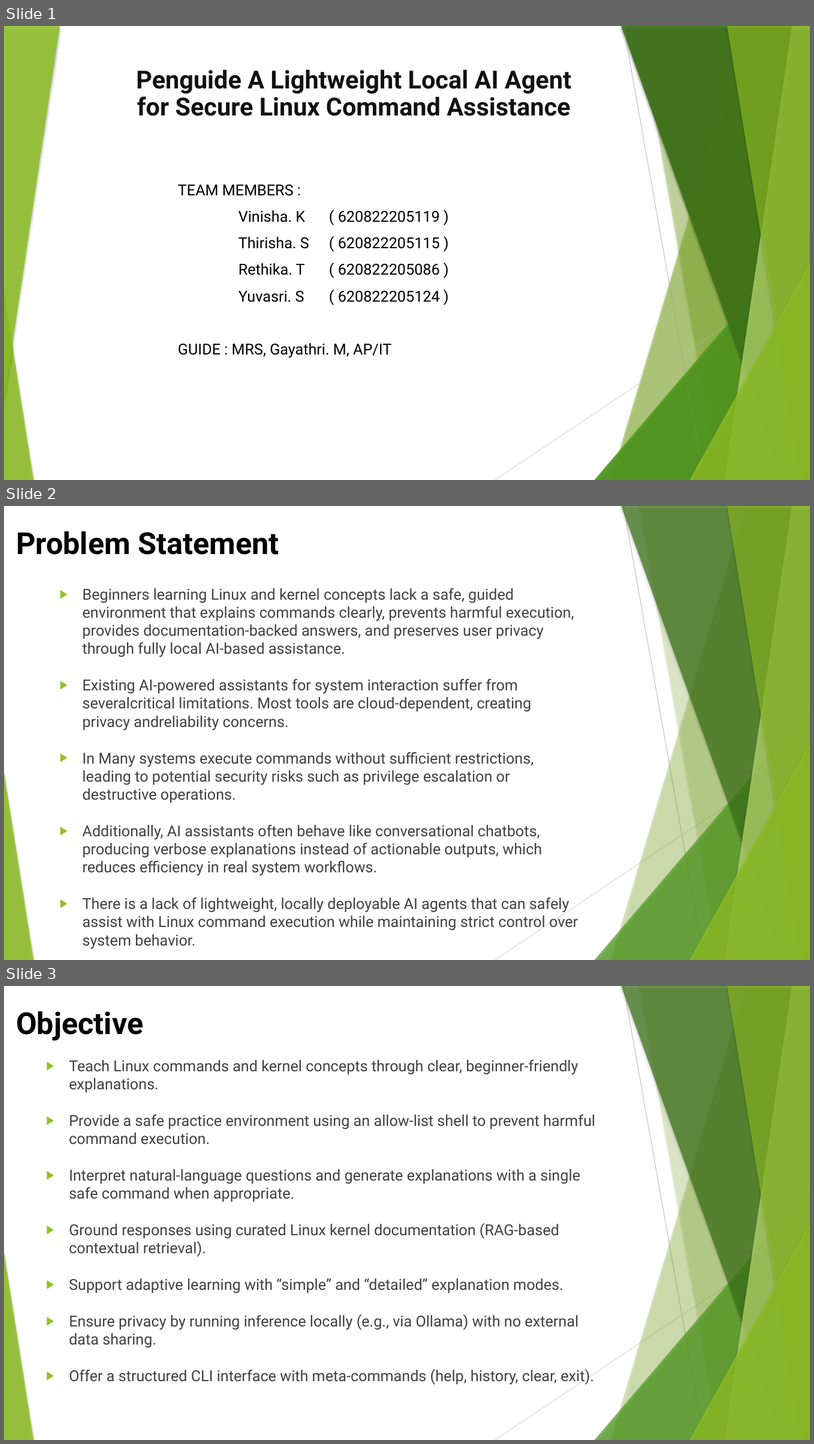
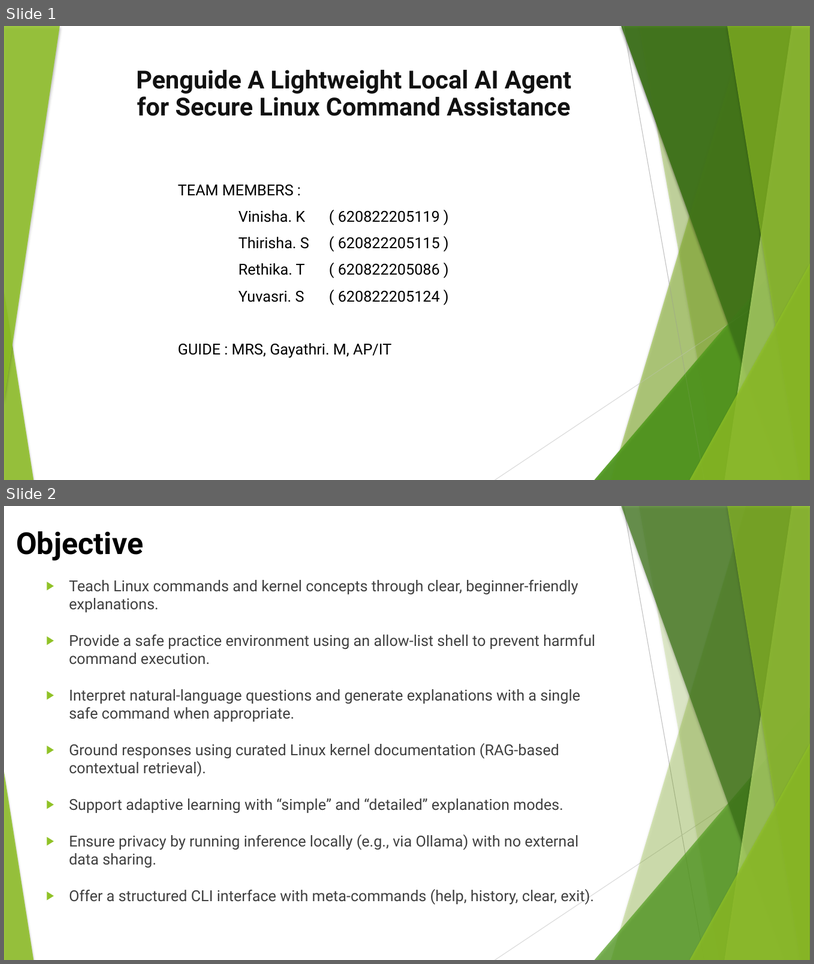
Before and after one commit to SridharanThangaraji/penguide, a slide deck: Team-13.pptx. Shown one above the other, each under a label of ours: slides 1, 2 and 3 before the commit, slides 1 and 2 after it. The pictures are 814x1444 and 814x964 pixels, drawn with LibreOffice and Linux fonts; fonts in the diff are those of the drawing. Boxes give left, top, right and bottom in pixels: in the first picture for what was removed or moved away, otherwise in the second. Text is boxed around its words. In the diff, an @@ line names an element or a change of style, - is before the commit and + after.

```diff
--- a/Team-13.pptx
+++ b/Team-13.pptx
@@ slide 2 removed at [4, 506, 810, 960], background #FFFFFF; not listed: 10 template elements that a slide beside it also shows @@
@@ title removed at [16, 531, 279, 555] @@
-Problem Statement
@@ text removed at [83, 588, 578, 949] @@
-▶ Beginners learning Linux and kernel concepts lack a safe, guided environment that explains commands clearly, prevents harmful execution, provides documentation-backed answers, and preserves user privacy through fully local AI-based assistance.
-▶ Existing AI-powered assistants for system interaction suffer from severalcritical limitations. Most tools are cloud-dependent, creating privacy andreliability concerns.
-▶ In Many systems execute commands without sufficient restrictions, leading to potential security risks such as privilege escalation or destructive operations.
-▶ Additionally, AI assistants often behave like conversational chatbots, producing verbose explanations instead of actionable outputs, which reduces efficiency in real system workflows.
-▶ There is a lack of lightweight, locally deployable AI agents that can safely assist with Linux command execution while maintaining strict control over system behavior.
@@ what was slide 3 is now slide 2 @@
```
Also in this commit, not shown: 6 slides added, 5 other slides removed, 1 other file.
